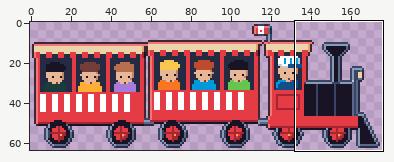
Two versions of one pixel-art file, art/vehicles/tourist-train.aseprite. Above: a wide view before the commit, with the close-up outlined.
Close-up. Before the edit:
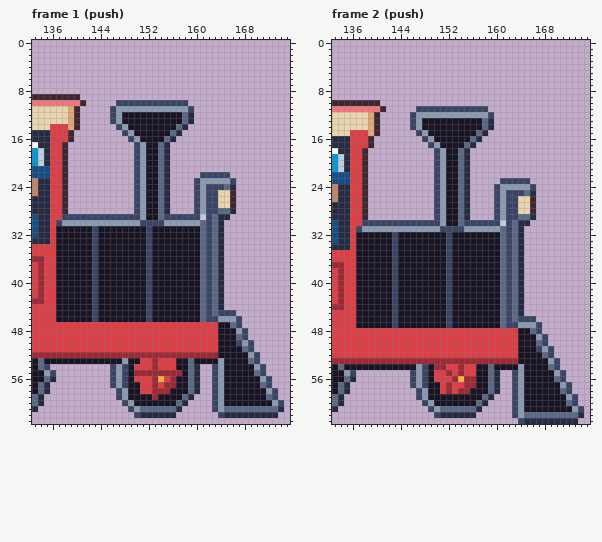
176x64 pixels, 11 frames. Shown: frame 1 (push): x 133..175, y 0..63; frame 2 (push): x 133..175, y 0..63. The commit also changed other frames or places, which this record leaves out.
The result:
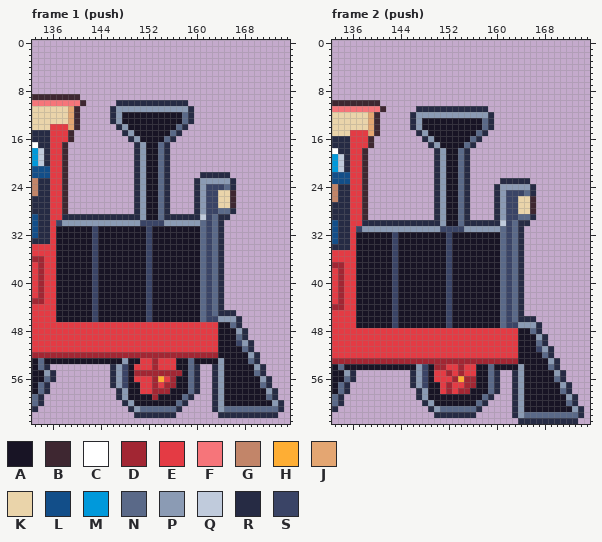
Palette (. is transparent): A #181425  B #3e2731  C #ffffff  D #a22633  E #e43b44  F #f6757a  G #c28569  H #feae34  J #e4a672  K #ead4aa  L #124e89  M #0099db  N #5a6988  P #8b9bb4  Q #c0cbdc  R #262b44  S #3a4466
Changes in this commit:
Frame 1 (push):
Colour R replaces colour S in row 10 at x 147 to 158; in row 11 at x 146 and 159; in rows 12 to 13 at x 146; in row 14 at x 147; in row 15 at x 148; in row 16 at x 149.
Colour R replaces colour S in rows 17 to 21 at x 150; in row 22 at x 150 and 161 to 165; in row 23 at x 150, 160 and 166; in rows 24 to 28 at x 150 and 160; in row 29 at x 138 to 150 and 155 to 160; in row 45 at x 164 to 166.
Colour R replaces colour S in rows 46 to 47 at x 167; in rows 48 to 49 at x 168; in rows 50 to 51 at x 169; in rows 52 to 53 at x 170; in row 54 at x 135, 146, 163 and 171; in row 55 at x 136, 146, 163 and 171.
Colour R replaces colour S in rows 56 to 57 at x 146, 163 and 172; in rows 58 to 59 at x 147, 163 and 173; in row 60 at x 148, 163 and 174; in row 61 at x 149 and 163; in row 62 at x 150 and 164.
Frame 2 (push):
Colour R replaces colour S in row 11 at x 147 to 158; in row 12 at x 146 and 159; in rows 13 to 14 at x 146; in row 15 at x 147; in row 16 at x 148; in row 17 at x 149.
Colour R replaces colour S in rows 18 to 22 at x 150; in row 23 at x 150 and 161 to 165; in row 24 at x 150, 160 and 166; in rows 25 to 29 at x 150 and 160; in row 30 at x 138 to 150 and 155 to 160; in row 46 at x 164 to 166.
Colour R replaces colour S in rows 47 to 48 at x 167; in rows 49 to 50 at x 168; in rows 51 to 52 at x 169; in rows 53 to 54 at x 170; in row 55 at x 136, 146, 163 and 171; in row 56 at x 146, 163 and 171.
Colour R replaces colour S in row 57 at x 146, 163 and 172; in row 58 at x 147, 163 and 172; in row 59 at x 147, 163 and 173; in row 60 at x 148, 163 and 173; in row 61 at x 149, 163 and 174; in row 62 at x 150 and 163.
Colour R replaces colour S in row 63 at x 164.
Pixel boxes of the changes (left, top, right, bottom) in both close-ups:
changed: (62, 100, 236, 220)
changed: (212, 310, 284, 418)
changed: (44, 364, 56, 376)
changed: (110, 364, 140, 418)
changed: (362, 106, 536, 226)
changed: (512, 316, 584, 424)
changed: (350, 370, 356, 376)
changed: (410, 370, 440, 418)
